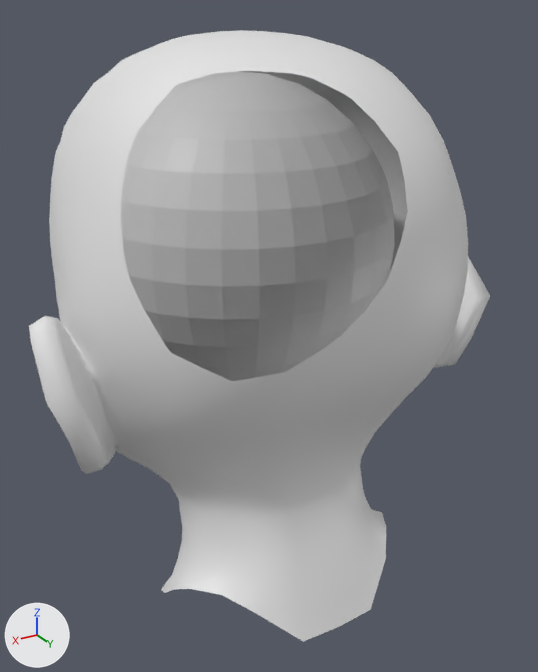
The Blender file Rigging/HippyDromeTopology_HeadOnly_5.blend: old version first, new version second.
Rendered twice from a 50 mm camera at (0.647, 0.957, 5.343) aimed at (-0.048, -0.202, 4.764). Arrows for +X, +Y and +Z are at lower left; the lights stay in place. The first picture is the older version. Everything nearer to the camera than a plane just in front of the edit is cut away.

The first picture shows 'Sphere', 'cn_body'.
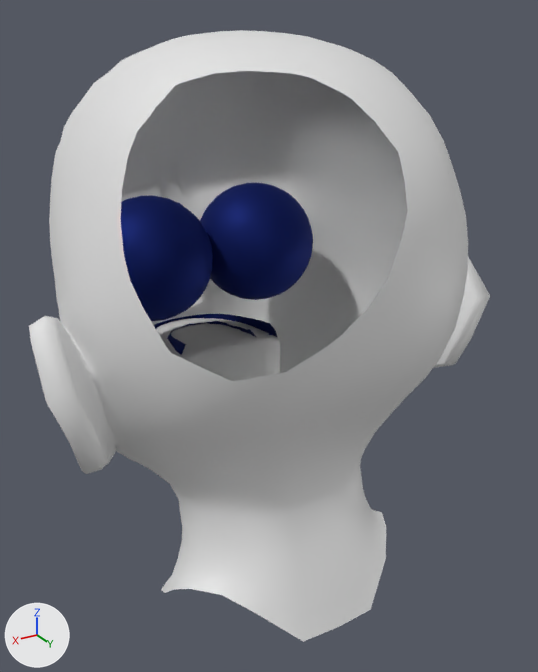
Pixel boxes [x1, y1, x2, y2] of what changed, in the pictures (538 x 672 px):
'Sphere', deleted
    before: [121, 71, 395, 381]
'rt_eye', unchanged, uncovered by the edit
    after: [200, 183, 313, 300]
'lf_eye', unchanged, uncovered by the edit
    after: [121, 195, 213, 321]

The change, as a list of edits to the scene's bpy script:
```text
Remove ob_sphere:
    ob_sphere = bpy.data.objects.new('Sphere', me_sphere)
    ob_sphere.location = (-0.003, -0.237, 4.967)
    ob_sphere.scale = (0.289, 0.289, 0.289)
```
